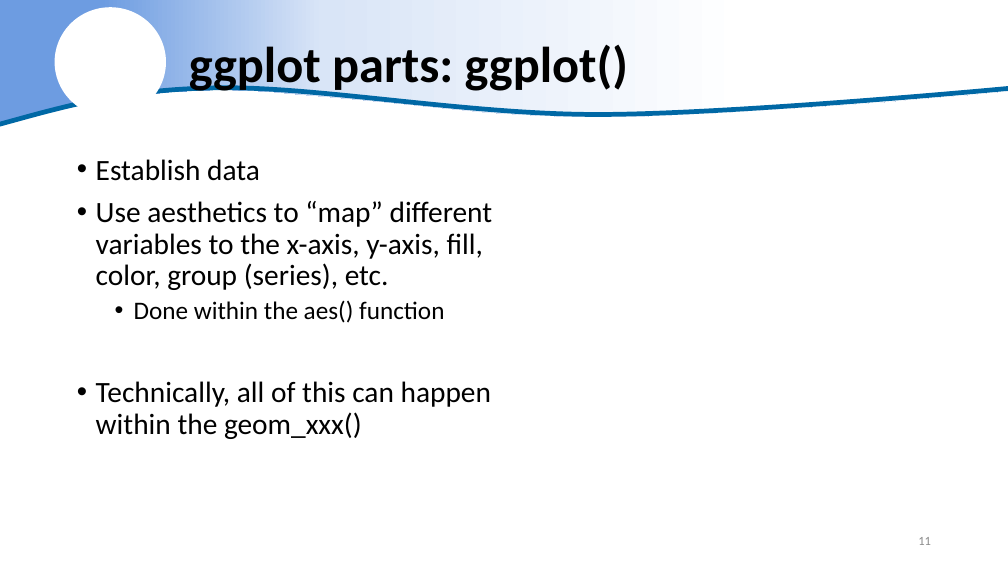
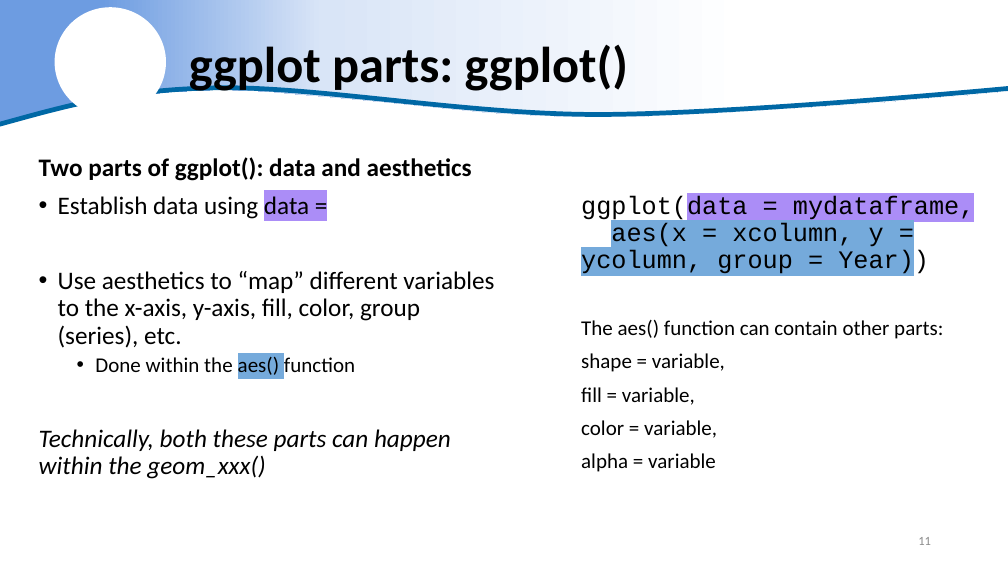
Before and after one commit to justinpriest/R_Intro_ADFG, a slide deck: slide 11 of The Basics of R - Day 2.pptx. Drawn at 1008x567 pixels with LibreOffice and Linux fonts; fonts in the diff are those of the drawing; background and template pictures are left out. Boxes give left, top, right and bottom in pixels: in the first picture for what was removed or moved away, otherwise in the second. Text is boxed around its words. In the diff, an @@ line names an element or a change of style, - is before the commit and + after.

```diff
--- a/The Basics of R - Day 2.pptx
+++ b/The Basics of R - Day 2.pptx
@@ text "Two parts of ggplot(): data ..." moved from (x1=96, y1=159, x2=493, y2=439) to (x1=39, y1=157, x2=494, y2=479) @@
@@ text at (x1=39, y1=157, x2=472, y2=219): text changed; size 28 to 24 pt; bold on @@
-• Establish data
+Two parts of ggplot(): data and aesthetics
+• Establish data using data =
@@ text added at (x1=581, y1=195, x2=975, y2=472), 20 pt, text #000000 @@
+ggplot(data = mydataframe, aes(x = xcolumn, y = ycolumn, group = Year))
+The aes() function can contain other parts:
+shape = variable,
+fill = variable,
+color = variable,
+alpha = variable
@@ text at (x1=58, y1=271, x2=494, y2=375): size 28 to 24 pt in "Use aesthetics to “map” different variables to ..."; size 24 to 20 pt in "Done within the aes() function"; highlight none to #75AADB in "aes()" @@
@@ text at (x1=39, y1=429, x2=451, y2=479): text changed; size 28 to 24 pt; italic on @@
-• Technically, all of this can happen within the geom_xxx()
+Technically, both these parts can happen within the geom_xxx()
```
Also in this commit, not shown: 17 other slides changed, 7 slides added, 19 other files.
